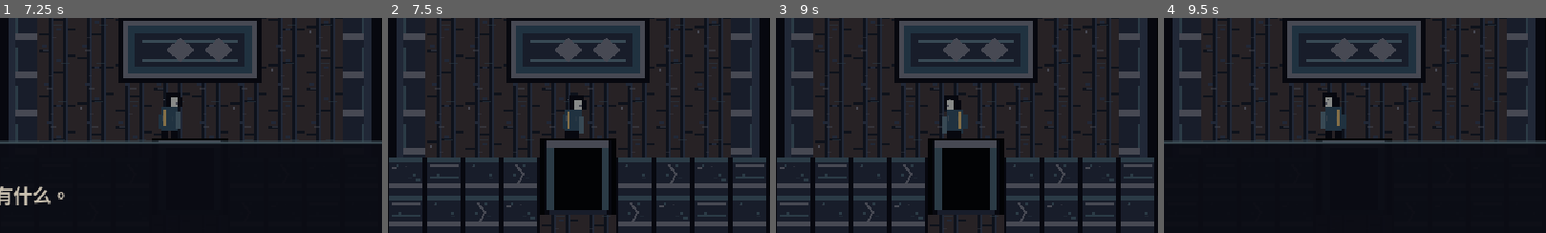
Above: before the commit, frames 1-4 (left to right).
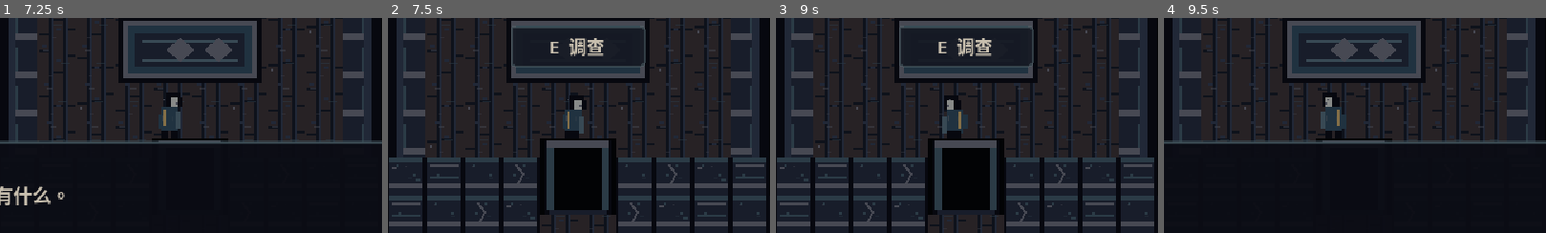
Above: after the commit, the same moments.

Repository: David-coder-hnu/David-Luo-s-game
Game: Godot game, scene res://scenes/main/main.tscn
The game is run twice, just before and just after one commit, with the same random seed, the same clock (stepped at 60 frames per second) and the same inputs.
Inputs:
- Up to frame 1 (7.25 s): tap Enter at 0.5, 0.8, 1.35, 2.3, 3.6, 5.1, 6.8 s; hold D (move_right) 0.53-1.28 s; hold E (interact) 0.53-1.28 s; hold S (move_down) 1.28-2.03 s; tap E (interact) at 1.55, 3.05, 4.35, 5.85 s; hold D (move_right) 2.03-2.78 s; hold E (interact) 2.03-2.78 s; hold W (move_up) 2.78-3.53 s; tap Shift (step_large) at 2.85, 6.6 s; hold A (move_left) 3.53-5.03 s; hold S (move_down) 5.03-5.78 s; hold D (move_right) 5.78-6.53 s; tap Space at 6.5 s; hold W (move_up) from 6.53 s (still down)
- Up to frame 2 (7.5 s): release W (move_up) at 7.28 s; hold D (move_right) from 7.28 s (still down); tap Enter at 7.35 s
- Up to frame 3 (9 s): tap E (interact) at 7.55 s; tap Enter at 8, 8.3, 8.85 s; release D (move_right) at 8.03 s; hold S (move_down) 8.03-8.78 s; hold E (interact) 8.03-8.78 s; tap Space at 8.75 s; hold A (move_left) from 8.78 s (still down)
- Up to frame 4 (9.5 s): keep holding A (move_left); tap E (interact) at 9.05 s
The pictures show only the part of the screen within x 25-75%, y 40-90%; the shares and areas given below are measured in that part.

Frame 1 is identical in both runs. In frame 2, 3.8% of the frame differs, in the area x 32-68%, y 3-24%; in frame 3, 3.8%; in frame 4, nothing differs.

Commit message:
feat: stabilize interactions and room tracking

Diff:
--- a/scripts/player/player.gd
+++ b/scripts/player/player.gd
@@ -39,7 +39,10 @@
 	move_and_slide()
 	_select_interaction()
 	if control_enabled and Time.get_ticks_msec() >= _interaction_blocked_until_msec and Input.is_action_just_pressed("interact") and current_target != null:
-		current_target.call("interact")
+		current_target.call("interact", {
+			"player": self,
+			"game_snapshot": GameState.snapshot_for_debug(),
+		})
 
 
 func set_control_enabled(value: bool) -> void:
@@ -89,34 +92,37 @@
 
 func _select_interaction() -> void:
 	var best_target: Area2D
-	var best_front := -1.0
-	var best_distance := INF
+	var best_in_front := false
+	var best_distance_squared := INF
 	var best_id := ""
+	var snapshot := GameState.snapshot_for_debug()
 	for node: Node in get_tree().get_nodes_in_group(&"interactable"):
 		var candidate := node as Area2D
-		if candidate == null:
+		if candidate == null or not candidate.has_method("get_interaction_score") or not candidate.has_method("can_interact"):
 			continue
-		var offset := candidate.global_position - global_position
-		var distance := offset.length()
-		if distance > INTERACTION_DISTANCE:
+		if not candidate.call("can_interact", snapshot):
 			continue
-		var front := facing.dot(offset.normalized())
-		var candidate_id := String(candidate.get("interaction_id"))
-		if front > best_front + 0.001 or (
-			is_equal_approx(front, best_front) and (
-				distance < best_distance - 0.001 or (
-					is_equal_approx(distance, best_distance) and candidate_id < best_id
+		var score: Dictionary = candidate.call("get_interaction_score", global_position, facing)
+		var distance_squared: float = score["distance_squared"]
+		if distance_squared > INTERACTION_DISTANCE * INTERACTION_DISTANCE:
+			continue
+		var in_front: bool = score["in_front"]
+		var candidate_id := String(score["interaction_id"])
+		if (in_front and not best_in_front) or (
+			in_front == best_in_front and (
+				distance_squared < best_distance_squared - 0.001 or (
+					is_equal_approx(distance_squared, best_distance_squared) and candidate_id < best_id
 				)
 			)
 		):
 			best_target = candidate
-			best_front = front
-			best_distance = distance
+			best_in_front = in_front
+			best_distance_squared = distance_squared
 			best_id = candidate_id
 	current_target = best_target
 	var next_prompt: StringName = &""
 	if current_target != null:
-		next_prompt = current_target.get("prompt_key")
+		next_prompt = current_target.call("get_prompt_key", snapshot)
 	if next_prompt != _last_prompt:
 		_last_prompt = next_prompt
 		interaction_changed.emit(next_prompt)
--- a/scripts/world/house.gd
+++ b/scripts/world/house.gd
@@ -58,6 +58,7 @@
 	if not room_id.is_empty() and room_id != _current_room_id:
 		_current_room_id = room_id
 		hud.set_room(room_id)
+		GameState.record_room_entry(room_id)
 
 
 func _build_tile_map() -> void:
--- a/scripts/world/interactable.gd
+++ b/scripts/world/interactable.gd
@@ -7,10 +7,35 @@
 var prompt_key: StringName = &"ui.action.inspect"
 var dialogue_key: StringName
 var busy := false
+var enabled := true
 
 
-func interact() -> void:
-	if busy:
+func get_interaction_id() -> StringName:
+	return interaction_id
+
+
+func get_interaction_score(player_position: Vector2, facing: Vector2) -> Dictionary:
+	var offset := global_position - player_position
+	var distance_squared := offset.length_squared()
+	var direction := offset.normalized() if distance_squared > 0.0 else facing
+	return {
+		"in_front": facing.dot(direction) >= 0.70710678,
+		"distance_squared": distance_squared,
+		"interaction_id": interaction_id,
+	}
+
+
+func can_interact(_game_snapshot: Dictionary) -> bool:
+	return enabled and not busy
+
+
+func get_prompt_key(game_snapshot: Dictionary) -> StringName:
+	return prompt_key if can_interact(game_snapshot) else &""
+
+
+func interact(context: Dictionary = {}) -> void:
+	var snapshot: Dictionary = context.get("game_snapshot", {})
+	if not can_interact(snapshot):
 		return
 	busy = true
 	activated.emit(dialogue_key)
--- /dev/null
+++ b/tests/smoke/interaction_room_smoke.gd
@@ -0,0 +1,96 @@
+extends SceneTree
+
+const INTERACTABLE_SCRIPT := preload("res://scripts/world/interactable.gd")
+const FIRST_ROOMS := {
+	&"kitchen": Vector2(320, 528),
+	&"child_room": Vector2(1280, 528),
+	&"living_room": Vector2(800, 928),
+}
+
+
+func _initialize() -> void:
+	call_deferred("_run")
+
+
+func _run() -> void:
+	if not await _verify_interaction_order():
+		return
+	if not await _verify_room_recording():
+		return
+	print("INTERACTION_ROOM_SMOKE_OK")
+	quit()
+
+
+func _verify_interaction_order() -> bool:
+	var game_state := root.get_node("GameState")
+	game_state.start_new_game()
+	var player_scene := load("res://scenes/player/player.tscn") as PackedScene
+	var player := player_scene.instantiate() as CharacterBody2D
+	root.add_child(player)
+	player.global_position = Vector2.ZERO
+	player.call("set_facing", Vector2.DOWN)
+
+	var behind := _make_interactable(&"behind", Vector2(0, -8))
+	var zeta := _make_interactable(&"zeta", Vector2(16, 32))
+	var alpha := _make_interactable(&"alpha", Vector2(-16, 32))
+	root.add_child(behind)
+	root.add_child(zeta)
+	root.add_child(alpha)
+	await process_frame
+	player.call("_select_interaction")
+	if player.get("current_target") != alpha:
+		_fail("front cone, distance and stable ID ordering was not deterministic")
+		return false
+
+	alpha.set("busy", true)
+	player.call("_select_interaction")
+	if player.get("current_target") != zeta:
+		_fail("busy interaction remained selectable")
+		return false
+
+	alpha.queue_free()
+	zeta.queue_free()
+	behind.queue_free()
+	player.queue_free()
+	await process_frame
+	return true
+
+
+func _verify_room_recording() -> bool:
+	var game_state := root.get_node("GameState")
+	var house_scene := load("res://scenes/world/house.tscn") as PackedScene
+	var house := house_scene.instantiate()
+	root.add_child(house)
+	await process_frame
+	var player := house.get_node("Player") as CharacterBody2D
+	for first_room: StringName in FIRST_ROOMS:
+		game_state.start_new_game()
+		house.set("_current_room_id", &"bedroom")
+		player.global_position = FIRST_ROOMS[first_room]
+		house.call("_process", 0.0)
+		if game_state.snapshot_for_debug()["first_room_loop_1"] != first_room:
+			_fail("room trigger did not record %s" % first_room)
+			return false
+		var other_room: StringName = &"kitchen" if first_room != &"kitchen" else &"child_room"
+		player.global_position = FIRST_ROOMS[other_room]
+		house.call("_process", 0.0)
+		if game_state.snapshot_for_debug()["first_room_loop_1"] != first_room:
+			_fail("first room was overwritten after entering %s" % other_room)
+			return false
+	house.queue_free()
+	await process_frame
+	return true
+
+
+func _make_interactable(id: StringName, position_value: Vector2) -> Area2D:
+	var interaction := INTERACTABLE_SCRIPT.new() as Area2D
+	interaction.set("interaction_id", id)
+	interaction.set("dialogue_key", &"bedroom.bed.loop1")
+	interaction.position = position_value
+	interaction.add_to_group(&"interactable")
+	return interaction
+
+
+func _fail(message: String) -> void:
+	push_error("INTERACTION_ROOM_SMOKE_FAILED: %s" % message)
+	quit(1)
Not shown, added: tests/smoke/interaction_room_smoke.gd.uid
Not shown, changed: README.md
Not shown, changed: docs/DEVELOPMENT.md
Not shown, changed: docs/IMPLEMENTATION_CONTRACTS.md
Not shown, changed: docs/ROADMAP.md
